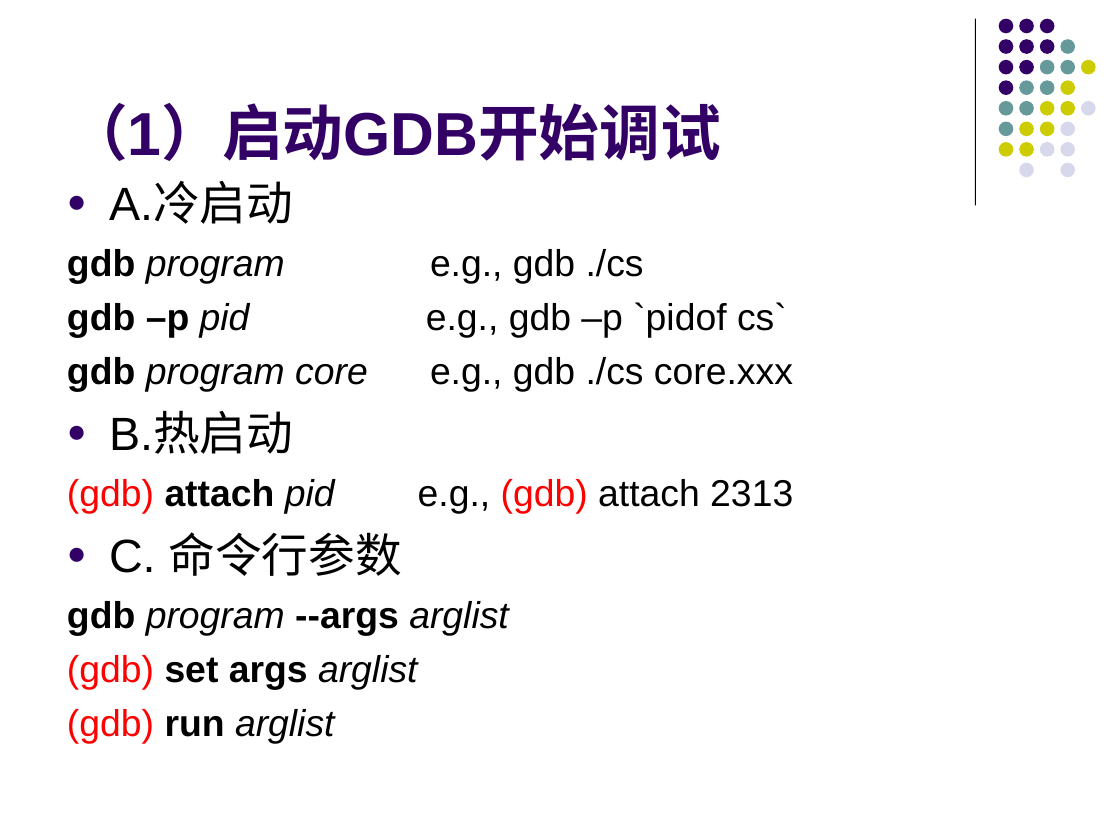
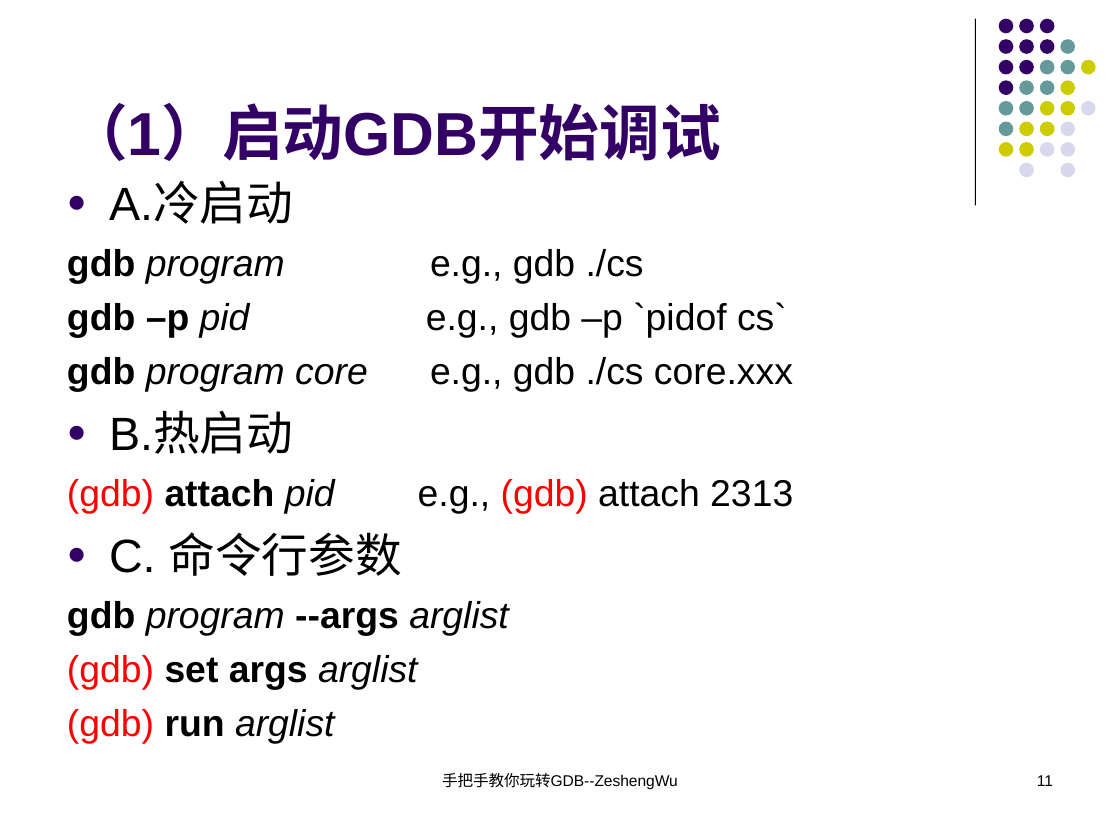
Before and after one commit to KublaikhanGeek/reactor, a slide deck: slide 11 of docs/手把手教你玩转GDB/手把手教你玩转GDB.ppt. Drawn at 1120x840 pixels with LibreOffice and Linux fonts; fonts in the diff are those of the drawing. Boxes give left, top, right and bottom in pixels: in the first picture for what was removed or moved away, otherwise in the second. Text is boxed around its words. In the diff, an @@ line names an element or a change of style, - is before the commit and + after.

```diff
--- a/docs/手把手教你玩转GDB/手把手教你玩转GDB.ppt
+++ b/docs/手把手教你玩转GDB/手把手教你玩转GDB.ppt
@@ text added at bbox=[442, 773, 678, 790], 10 pt, text #000000 @@
+手把手教你玩转GDB--ZeshengWu
@@ page number added at bbox=[1037, 775, 1053, 786], 10 pt, text #000000 @@
+11
```
Also in this commit, not shown: 15 other slides changed, 10 slides added, 1 slide removed, 1 other file.
